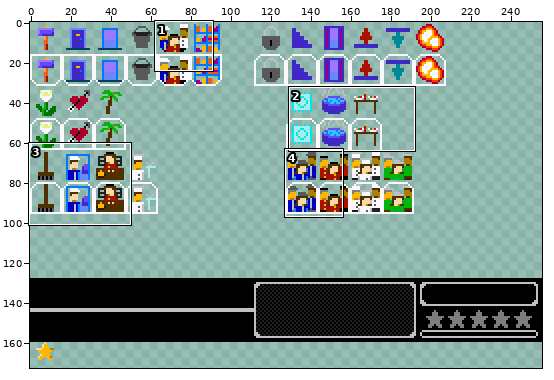
Sprite sheet -- resources/img/hud.png. The first picture is a wide view before the edit; the outline marks the close-up.
Close-up. Before:
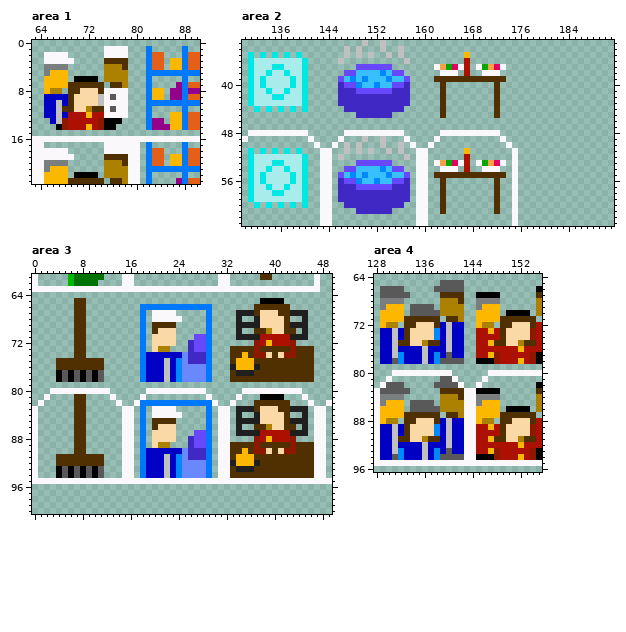
The file is 256x256 pixels. Colours within 5 levels of each other are drawn and written as one. Shown: area 1: x 63..90, y 0..23; area 2: x 130..191, y 33..63; area 3: x 0..49, y 61..100; area 4: x 128..155, y 64..96. The wide view leaves out empty margins.
Once edited:
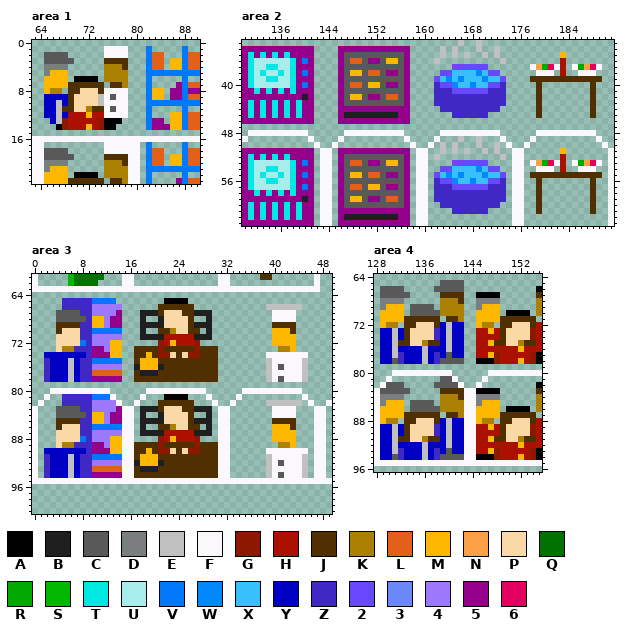
Palette (. is transparent): A #000000  B #1f1f1f  C #595959  D #7b7e7f  E #c1c0c1  F #fbf8fb  G #8c1800  H #ac1000  J #503000  K #ac8000  L #e46018  M #fcb800  N #fca048  P #fad9a6  Q #007200  R #00a800  S #00b800  T #00e8e4  U #a9ecec  V #0078fc  W #0088fc  X #38c0fc  Y #0000c4  Z #4028c4  2 #6848fc  3 #6888fc  4 #9c78fc  5 #94008c  6 #e40060
From old to new:
--- area 1
@@ x 63..71 @@
  1 .........
- 2 ..FFFF...
- 3 ..FFFFF..
+ 2 ..CCCC...
+ 3 ..CCCCC..
  4 ..DDDD...
@@ x 63..71 @@
 17 FF.......
-18 FFFFFF...
-19 FFFFFFF..
+18 FFCCCC...
+19 FFCCCCC..
 20 FFDDDD...
--- area 2
@@ x 130..191 @@
-33 ....................E..E......................................
-34 .................E.E...E..E...................................
-35 .T.T.T.T.T.......E.E.E..E.E..........M........................
-36 .TUUUUUUUUT.....E..........E.........H........................
-37 .TUUUTTUUUT........222222.......FNR6FH.FRN6F..................
-38 .TUUTUUTUUT......22XXXXWX22......FFF.H..FFF...................
-39 .TUTUUUUTUT.....2XWXWXXXWXX2....JJJJJJJJJJJJ..................
-40 .TUTUUUUTUT.....Z22WXXWXX22Z.....J........J...................
-41 .TUUTUUTUUT.....ZZZ222222ZZZ.....J........J...................
-42 .TUUUTTUUUT.....ZZZZZZZZZZZZ.....J........J...................
-43 .TUUUUUUUUT.....ZZZZZZZZZZZZ.....J........J...................
-44 ..T.T.T.T.T......ZZZZZZZZZZ......J........J...................
-45 ...................ZZZZZZ........J........J...................
-46 ..............................................................
+33 ....................................E..E......................
+34 555555555555....555555555555.....E.E...E..E...................
+35 5T5T5T5T5555....5CCCCCCCCCC5.....E.E.E..E.E..........M........
+36 5TUUUUUUT5V5....5CLLC55CMMC5....E..........E.........H........
+37 5TUUTTUUT555....5CCCCCCCCCC5.......222222.......FNR6FH.FRN6F..
+38 5TUTUUTUT5V5....5CMMCLLC55C5.....22XXXXWX22......FFF.H..FFF...
+39 5TUUTTUUT555....5CCCCCCCCCC5....2XWXWXXXWXX2....JJJJJJJJJJJJ..
+40 5TUUUUUUT5V5....5CLLCMMC55C5....Z22WXXWXX22Z.....J........J...
+41 55T5T5T5T555....5CCCCCCCCCC5....ZZZ222222ZZZ.....J........J...
+42 5555555555B5....5CMMC55CLLC5....ZZZZZZZZZZZZ.....J........J...
+43 5T5T5T5T5T55....5CCCCCCCCCC5....ZZZZZZZZZZZZ.....J........J...
+44 5T5T5T5T5T55....555555555555.....ZZZZZZZZZZ......J........J...
+45 5T5T5T5T5T55....5BBBBBBBBB55.......ZZZZZZ........J........J...
+46 555555555555....555555555555..................................
 47 ..............................................................
-48 .FFFFFFFFFF......FFFFFFFFFF......FFFFFFFFFF...................
-49 F..........F....F...E..E...F....F..........F..................
-50 ............F..F.E.E...E..E.F..F............F.................
-51 .T.T.T.T.T...FF..E.E.E..E.E..FF......M.......F................
-52 .TUUUUUUUUT..FF.E..........E.FF......H.......F................
-53 .TUUUTTUUUT..FF....222222....FF.FNR6FH.FRN6F.F................
-54 .TUUTUUTUUT..FF..22XXXXWX22..FF..FFF.H..FFF..F................
-55 .TUTUUUUTUT..FF.2XWXWXXXWXX2.FF.JJJJJJJJJJJJ.F................
-56 .TUTUUUUTUT..FF.Z22WXXWXX22Z.FF..J........J..F................
-57 .TUUTUUTUUT..FF.ZZZ222222ZZZ.FF..J........J..F................
-58 .TUUUTTUUUT..FF.ZZZZZZZZZZZZ.FF..J........J..F................
-59 .TUUUUUUUUT..FF.ZZZZZZZZZZZZ.FF..J........J..F................
-60 ..T.T.T.T.T..FF..ZZZZZZZZZZ..FF..J........J..F................
-61 .............FF....ZZZZZZ....FF..J........J..F................
-62 .............FF..............FF..............F................
-63 .............FF..............FF..............F................
+48 .FFFFFFFFFF......FFFFFFFFFF......FFFFFFFFFF......FFFFFFFFFF...
+49 F..........F....F..........F....F...E..E...F....F..........F..
+50 ............F..F............F..F.E.E...E..E.F..F............F.
+51 555555555555.FF.555555555555.FF..E.E.E..E.E..FF......M.......F
+52 5T5T5T5T5555.FF.5CCCCCCCCCC5.FF.E..........E.FF......H.......F
+53 5TUUUUUUT5V5.FF.5CLLC55CMMC5.FF....222222....FF.FNR6FH.FRN6F.F
+54 5TUUTTUUT555.FF.5CCCCCCCCCC5.FF..22XXXXWX22..FF..FFF.H..FFF..F
+55 5TUTUUTUT5V5.FF.5CMMCLLC55C5.FF.2XWXWXXXWXX2.FF.JJJJJJJJJJJJ.F
+56 5TUUTTUUT555.FF.5CCCCCCCCCC5.FF.Z22WXXWXX22Z.FF..J........J..F
+57 5TUUUUUUT5V5.FF.5CLLCMMC55C5.FF.ZZZ222222ZZZ.FF..J........J..F
+58 55T5T5T5T555.FF.5CCCCCCCCCC5.FF.ZZZZZZZZZZZZ.FF..J........J..F
+59 5555555555B5.FF.5CMMC55CLLC5.FF.ZZZZZZZZZZZZ.FF..J........J..F
+60 5T5T5T5T5T55.FF.5CCCCCCCCCC5.FF..ZZZZZZZZZZ..FF..J........J..F
+61 5T5T5T5T5T55.FF.555555555555.FF....ZZZZZZ....FF..J........J..F
+62 5T5T5T5T5T55.FF.5BBBBBBBBB55.FF..............FF..............F
+63 555555555555.FF.555555555555.FF..............FF..............F
--- area 3
@@ x 0..49 @@
  64 ..................................................
- 65 .......JJ.............................AAAA........
- 66 .......JJ.........VVVVVVVVVVVV.......JJJJJJ.......
- 67 .......JJ.........V.FFFF.....V....BBBJPPPJJBBB....
- 68 .......JJ.........V.FFFFF....V....B..BPPPPJ..B....
- 69 .......JJ.........V.JJJJ.....V....BBBBPPPPJBBB....
- 70 .......JJ.........V.JPPP.....V....B..JJKPPJJ.B....
- 71 .......JJ.........V.PPPP...22V....BBBBHHHHHBBB....
- 72 .......JJ.........V.PPPP..Z22V.......GHMHHHG......
- 73 .......JJ.........V.PKK...Z22V...JJJJGJJJJJGJJJ...
- 74 .......JJ.........VYYYYYY3ZZZV...JJMJGGPJPGGJJJ...
- 75 ....JJJJJJJJ......VYYYEYW3ZZZV...JMMMJJJJJJJJJJ...
- 76 ....JJJJJJJJ......VYYYEYW3333V...BMMMBJJJJJJJJJ...
- 77 ....ACACACAC......VYYYEYW3333V...JBBBJJJJJJJJJJ...
- 78 ....ACACACAC......VYYYEYW3333V...JJJJJJJJJJJJJJ...
+ 65 .....ZZZZZVVVV........AAAA........................
+ 66 .....ZZZZZ44444......JJJJJJ............EEEEEE.....
+ 67 ....CCCCZZ44445...BBBJPPPJJBBB..........FFFF......
+ 68 ....CCCCCZMM455...B..BPPPPJ..B..........FFFF......
+ 69 ....JJJJZZMM455...BBBBPPPPJBBB..........JJJJ......
+ 70 ....JPPPZZVVVVV...B..JJKPPJJ.B..........MMMJ......
+ 71 ....PPPPZZ44444...BBBBHHHHHBBB..........MMMM......
+ 72 ....PPPPVZ444MM......GHMHHHG............MMMM......
+ 73 ....PKKZZZ554MM..JJJJGJJJJJGJJJ..........KKM......
+ 74 ..YYYYYYYZ555MM..JJMJGGPJPGGJJJ........FFFFFFF....
+ 75 ..ZYYYEYZZVVVVV..JMMMJJJJJJJJJJ........EFFFFFE....
+ 76 ..ZYYYEYZZ44444..BMMMBJJJJJJJJJ........EFCFFFE....
+ 77 ..ZYYYEYZZLLLLL..JBBBJJJJJJJJJJ........EFFFFFE....
+ 78 ..ZYYYEYZZ55555..JJJJJJJJJJJJJJ........EFCFFFE....
  79 ..................................................
  80 ...FFFFFFFFFF......FFFFFFFFFF......FFFFFFFFFF.....
- 81 ..F....JJ....F....F..........F....F...AAAA...F....
- 82 .F.....JJ.....F..FVVVVVVVVVVVVF..F...JJJJJJ...F..F
- 83 F......JJ......FF.V.FFFF.....V.FF.BBBJPPPJJBBB.FF.
- 84 F......JJ......FF.V.FFFFF....V.FF.B..BPPPPJ..B.FF.
- 85 F......JJ......FF.V.JJJJ.....V.FF.BBBBPPPPJBBB.FF.
- 86 F......JJ......FF.V.JPPP.....V.FF.B..JJKPPJJ.B.FF.
- 87 F......JJ......FF.V.PPPP...22V.FF.BBBBHHHHHBBB.FF.
- 88 F......JJ......FF.V.PPPP..Z22V.FF....GHMHHHG...FF.
- 89 F......JJ......FF.V.PKK...Z22V.FFJJJJGJJJJJGJJJFF.
- 90 F......JJ......FF.VYYYYYY3ZZZV.FFJJMJGGPJPGGJJJFF.
- 91 F...JJJJJJJJ...FF.VYYYEYW3ZZZV.FFJMMMJJJJJJJJJJFF.
- 92 F...JJJJJJJJ...FF.VYYYEYW3333V.FFBMMMBJJJJJJJJJFF.
- 93 F...ACACACAC...FF.VYYYEYW3333V.FFJBBBJJJJJJJJJJFF.
- 94 F...ACACACAC...FF.VYYYEYW3333V.FFJJJJJJJJJJJJJJFF.
+ 81 ..F..ZZZZZVVVF....F...AAAA...F....F..........F....
+ 82 .F...ZZZZZ4444F..F...JJJJJJ...F..F.....EEEEEE.F..F
+ 83 F...CCCCZZ44445FF.BBBJPPPJJBBB.FF.......FFFF...FF.
+ 84 F...CCCCCZMM455FF.B..BPPPPJ..B.FF.......FFFF...FF.
+ 85 F...JJJJZZMM455FF.BBBBPPPPJBBB.FF.......JJJJ...FF.
+ 86 F...JPPPZZVVVVVFF.B..JJKPPJJ.B.FF.......MMMJ...FF.
+ 87 F...PPPPZZ44444FF.BBBBHHHHHBBB.FF.......MMMM...FF.
+ 88 F...PPPPVZ444MMFF....GHMHHHG...FF.......MMMM...FF.
+ 89 F...PKKZZZ554MMFFJJJJGJJJJJGJJJFF........KKM...FF.
+ 90 F.YYYYYYYZ555MMFFJJMJGGPJPGGJJJFF......FFFFFFF.FF.
+ 91 F.ZYYYEYZZVVVVVFFJMMMJJJJJJJJJJFF......EFFFFFE.FF.
+ 92 F.ZYYYEYZZ44444FFBMMMBJJJJJJJJJFF......EFCFFFE.FF.
+ 93 F.ZYYYEYZZLLLLLFFJBBBJJJJJJJJJJFF......EFFFFFE.FF.
+ 94 F.ZYYYEYZZ55555FFJJJJJJJJJJJJJJFF......EFCFFFE.FF.
  95 FFFFFFFFFFFFFFFFFFFFFFFFFFFFFFFFFFFFFFFFFFFFFFFFFF
--- area 4
@@ x 130..140 @@
 72 KK.JJPPPJYE
-73 YEYJPPPPWYE
-74 YEYJPPPPWYE
+73 YEYJPPPPZYE
+74 YEYJPPPPZYE
 75 YEJJPPKJJYE
 76 YEYYYYEYYYE
-77 YEWYYYEYWYC
-78 YCWYYYEYWCC
+77 YEZYYYEYZYC
+78 YCZYYYEYZCC
 79 ...........
@@ x 130..140 @@
 88 KK.JJPPPJYE
-89 YEYJPPPPWYE
-90 YEYJPPPPWYE
+89 YEYJPPPPZYE
+90 YEYJPPPPZYE
 91 YEJJPPKJJYE
 92 YEYYYYEYYYE
-93 YEWYYYEYWYC
-94 YCWYYYEYWCC
+93 YEZYYYEYZYC
+94 YCZYYYEYZCC
 95 FFFFFFFFFFF
